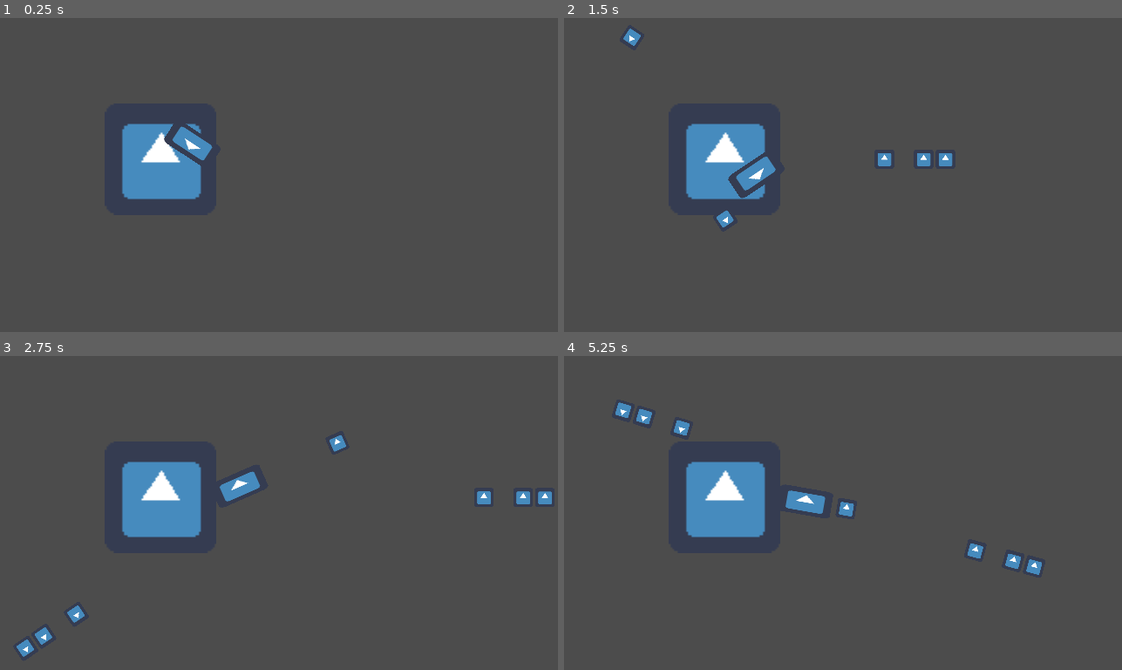
Above: before the commit, frames 1-4 (two rows, left to right).
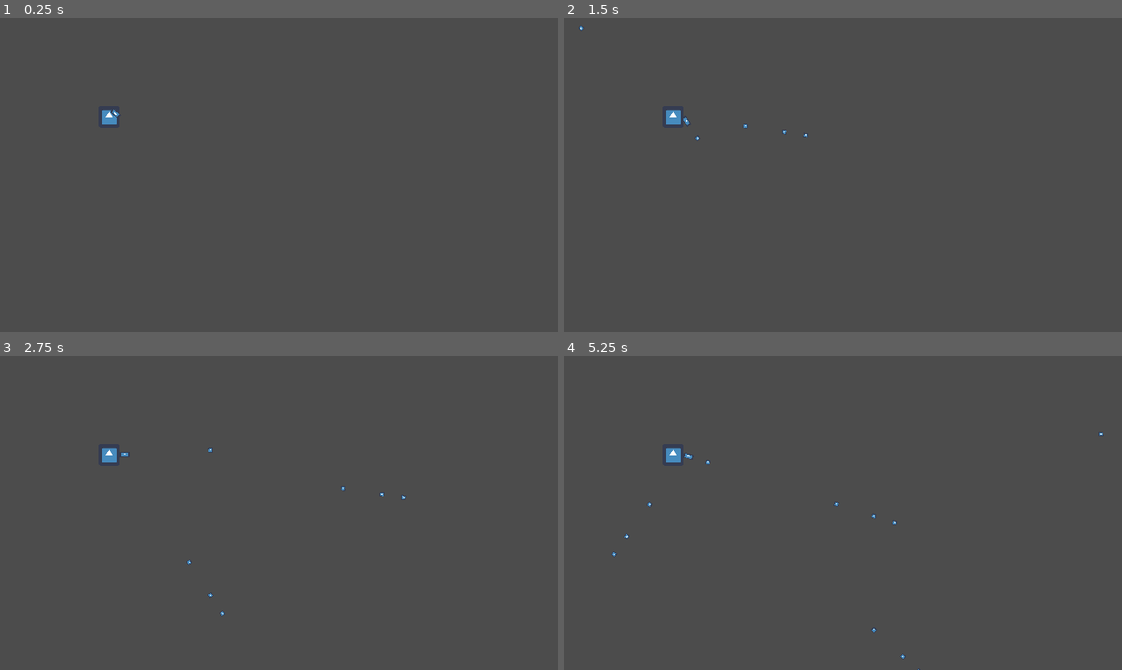
Above: after the commit, the same moments.

Repository: IgnacioMGarrido/BTP-GameJam
Game: Godot game, scene res://Scenes/MainScene.tscn
The game is run twice, just before and just after one commit, with the same random seed, the same clock (stepped at 60 frames per second) and the same inputs. The engine's default icon, where the game draws it, is replaced by a stand-in: a white triangle on a blue panel in a dark square.
Inputs (mouse positions are in pixels of both pictures, inside the frame that each line leads up to):
- Up to frame 1 (0.25 s): no input
- Up to frame 2 (1.5 s): tap Enter (ui_accept) at 0.5, 0.6, 0.77, 1.07, 1.35 s; move the mouse to (965, 159) at 0.52 s; move the mouse to (731, 190) at 1.27 s
- Up to frame 3 (2.75 s): tap Enter (ui_accept) at 1.52, 1.82, 2.1 s; move the mouse to (334, 443) at 2.02 s
- Up to frame 4 (5.25 s): move the mouse to (815, 575) at 2.77 s; tap Enter (ui_accept) at 2.85, 3.02, 3.32, 3.6, 3.77, 4.07, 4.35, 4.52, 4.82, 5.1 s; move the mouse to (1010, 560) at 3.52 s; move the mouse to (675, 465) at 4.27 s; move the mouse to (870, 513) at 5.02 s

The runs differ from the first frame. In frame 1, 3.4% of the frame differs, in the area x 18-39%, y 29-58%; in frame 2, 3.9%; in frame 3, 4.7%; in frame 4, 4.7%, in the area x 8-97%, y 14-100%.

Commit message:
Cleaned up Bullet class

Diff:
--- a/BTP-Game/Scenes/MainScene.tscn
+++ b/BTP-Game/Scenes/MainScene.tscn
@@ -5,4 +5,4 @@
 [node name="MainScene" type="Node2D"]
 
 [node name="Turret" parent="." instance=ExtResource( 1 )]
-position = Vector2( 92.1456, 80.7696 )
+position = Vector2( 62.5872, 56.6432 )
--- a/BTP-Game/Scenes/Planets/Defenses/Bullet.tscn
+++ b/BTP-Game/Scenes/Planets/Defenses/Bullet.tscn
@@ -8,7 +8,11 @@
 height = 4.65788
 
 [node name="Bullet" type="KinematicBody2D"]
+scale = Vector2( 0.243801, 0.243801 )
 script = ExtResource( 1 )
+__meta__ = {
+"_edit_group_": true
+}
 
 [node name="Sprite" type="Sprite" parent="."]
 scale = Vector2( 0.172824, 0.172824 )
--- a/BTP-Game/Scenes/Planets/Defenses/Turret.tscn
+++ b/BTP-Game/Scenes/Planets/Defenses/Turret.tscn
@@ -7,6 +7,7 @@
 extents = Vector2( 30.3567, 25.825 )
 
 [node name="Turret" type="StaticBody2D"]
+scale = Vector2( 0.192268, 0.192268 )
 script = ExtResource( 1 )
 __meta__ = {
 "_edit_group_": true
@@ -19,6 +20,7 @@
 shape = SubResource( 1 )
 
 [node name="TurretPivot" type="Position2D" parent="."]
+editor/display_folded = true
 position = Vector2( 31, 0 )
 
 [node name="Sprite" type="Sprite" parent="TurretPivot"]
--- a/BTP-Game/Scripts/Bullet.gd
+++ b/BTP-Game/Scripts/Bullet.gd
@@ -2,11 +2,10 @@
 
 class_name Bullet
 
-var speed = 75
+var speed : float = 75
 var velocity : Vector2
 
 func start(pos, dir):
-	print('spawned')
 	rotation = dir
 	position = pos
 	velocity = Vector2(speed, 0).rotated(rotation)
--- a/BTP-Game/Scripts/Global.gd
+++ b/BTP-Game/Scripts/Global.gd
@@ -1,3 +1,3 @@
 extends Node
 
-const bullet_res : String = "res://Scenes/Planets/Defenses/Bullet.tscn"
+const bullet_res = "res://Scenes/Planets/Defenses/Bullet.tscn"
--- a/BTP-Game/Scripts/Turret.gd
+++ b/BTP-Game/Scripts/Turret.gd
@@ -2,9 +2,10 @@
 
 class_name Turret
 
+var is_active = true
 onready var pivot : Position2D = $TurretPivot
 onready var bullet_spawn : Position2D = $TurretPivot/Sprite/ProjectilSpawn
-var Bullet = preload("res://Scenes/Planets/Defenses/Bullet.tscn")
+var Bullet = load(Global.bullet_res)
 
 # Called when the node enters the scene tree for the first time.
 func _ready():
@@ -16,10 +17,11 @@
 
 
 func update_motion(delta):
-	pivot.look_at(get_global_mouse_position())
-	if Input.is_action_just_pressed("ui_accept"):
 
-		shoot_projectile()
+	if is_active:
+		pivot.look_at(get_global_mouse_position())
+		if Input.is_action_just_pressed("ui_accept"):
+			shoot_projectile()
 
 
 func shoot_projectile():
